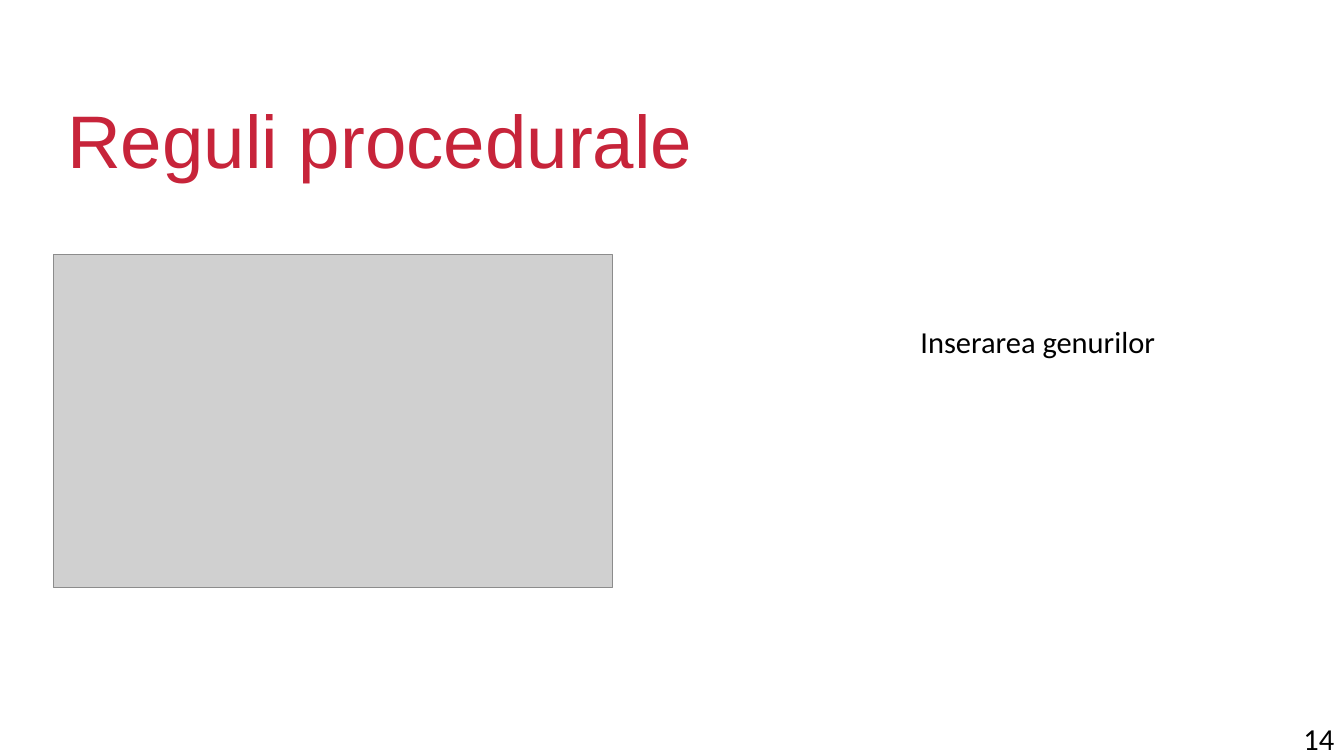
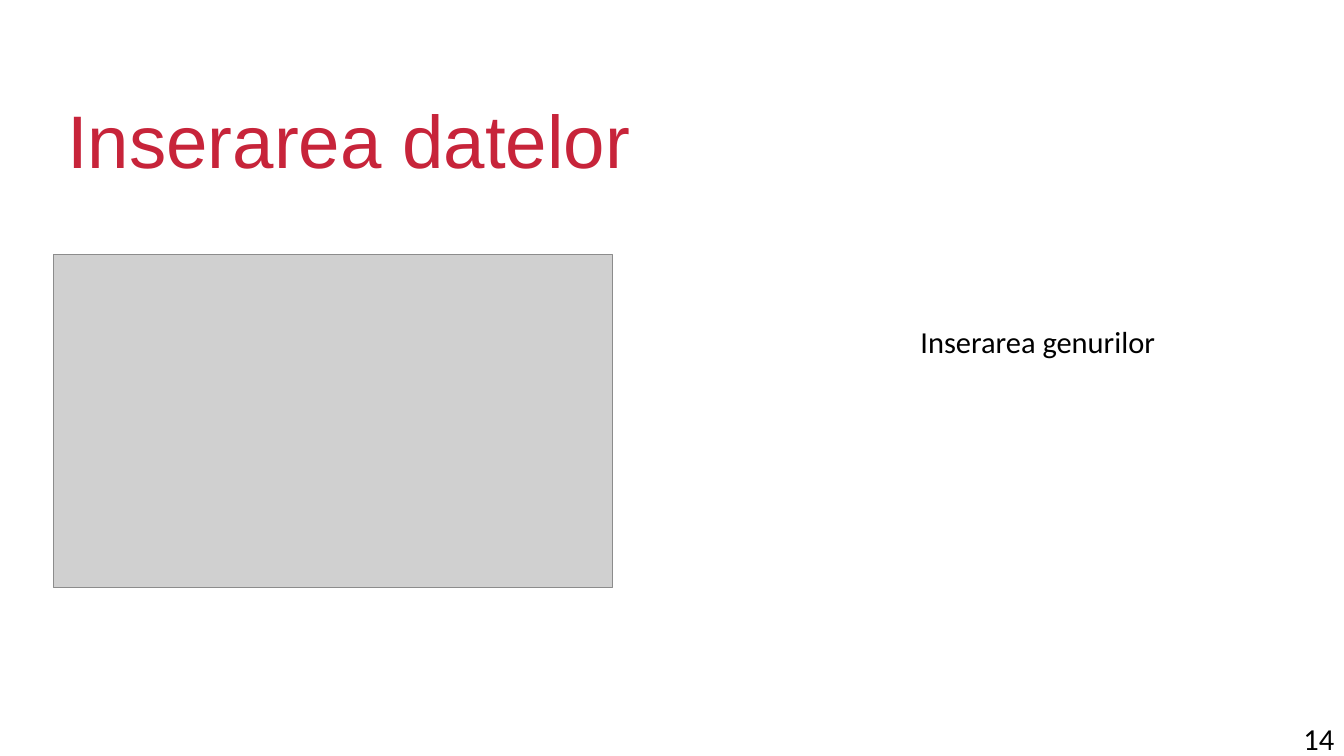
Before and after one commit to nan-dre/OLDI, a slide deck: slide 14 of Powerpoint/Baze de date biblioteca.pptx. Drawn at 1344x756 pixels with LibreOffice and Linux fonts; fonts in the diff are those of the drawing; grey boxes stand for pictures; background and template pictures are left out. Boxes give left, top, right and bottom in pixels: in the first picture for what was removed or moved away, otherwise in the second. Text is boxed around its words. In the diff, an @@ line names an element or a change of style, - is before the commit and + after.

```diff
--- a/Powerpoint/Baze de date biblioteca.pptx
+++ b/Powerpoint/Baze de date biblioteca.pptx
@@ title at bbox=[67, 114, 630, 169]: text changed @@
-Reguli procedurale
+Inserarea datelor
```
Also in this commit, not shown: 5 other slides changed, 1 slide added, 1 slide removed, 1 other file.
